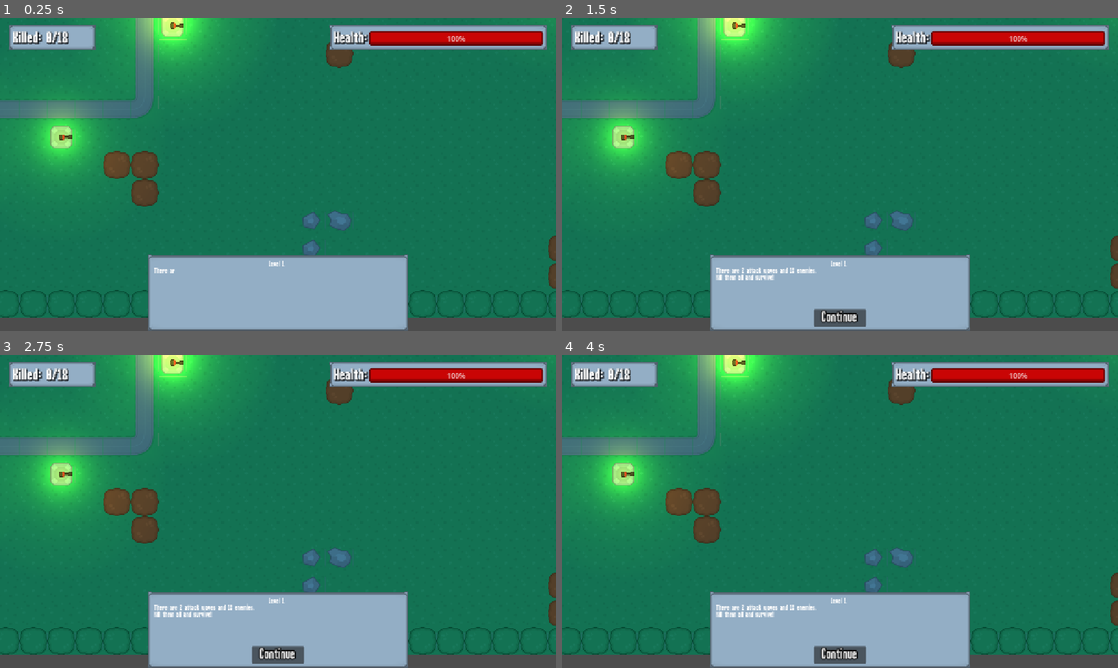
Above: before the commit, frames 1-4 (two rows, left to right).
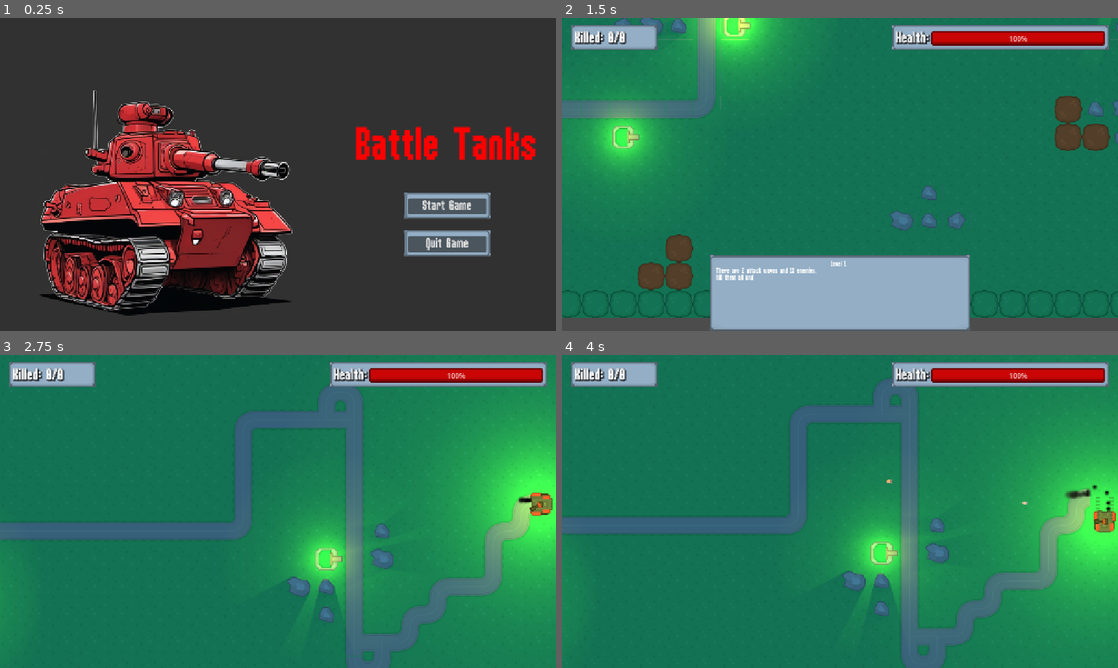
Above: after the commit, the same moments.

Repository: xiemulei/Battle-Tank
Game: Godot game, scene res://Scenes/UI/menu.tscn
Same seed, same stepped clock (60 frames per second), same inputs: the game is played once before the commit and once after it. Before the commit the project starts from res://Scenes/game/game.tscn. Sound files missing from this copy of the repository are replaced by a short silence.
Inputs (mouse positions are in pixels of both pictures, inside the frame that each line leads up to):
- Up to frame 1 (0.25 s): no input
- Up to frame 2 (1.5 s): click (1006, 205) at 0.5 s, where only the run after the commit has a clickable "Start Game"; click (840, 318) at 1.25 s, where only the run before the commit has a clickable "Continue"
- Up to frame 3 (2.75 s): click "Continue" at 2 s
- Up to frame 4 (4 s): move the mouse to (962, 495) at 2.77 s; hold D (right) 2.78-3.53 s; click (962, 495) at 2.85 s; move the mouse to (728, 527) at 3.52 s; hold S (down) from 3.53 s (still down); click (728, 527) at 3.6 s

The runs differ from the first frame. In frame 1, 100% of the frame differs, in the area x 0-100%, y 0-100%; in frame 2, 5.8%; in frame 3, 49%; in frame 4, 49%.

Commit message:
修复一些问题

Diff:
--- a/Scenes/Object/enemy_missile.tscn
+++ b/Scenes/Object/enemy_missile.tscn
@@ -16,7 +16,7 @@
 
 [node name="EnemyMissile" unique_id=243783296 groups=["EnemyMissile"] instance=ExtResource("1_h1qbv")]
 script = ExtResource("2_e0ua0")
-speed = null
+speed = 300.0
 
 [node name="Sprite2D" parent="." index="0" unique_id=520246120]
 rotation = 0.0
--- a/Scenes/UI/menu.tscn
+++ b/Scenes/UI/menu.tscn
@@ -12,9 +12,11 @@
 
 [node name="Menu" type="Control" unique_id=368970314]
 layout_mode = 3
-anchors_preset = 0
-offset_right = 40.0
-offset_bottom = 40.0
+anchors_preset = 15
+anchor_right = 1.0
+anchor_bottom = 1.0
+grow_horizontal = 2
+grow_vertical = 2
 script = ExtResource("1_t1b1y")
 
 [node name="TextureRect" type="TextureRect" parent="." unique_id=636509274]
@@ -22,8 +24,7 @@
 anchors_preset = 15
 anchor_right = 1.0
 anchor_bottom = 1.0
-offset_right = 1240.0
-offset_bottom = 760.0
+offset_bottom = 80.0
 grow_horizontal = 2
 grow_vertical = 2
 texture = ExtResource("1_nhmg3")
--- a/Scenes/enemy/enemy_mis_vehicle.tscn
+++ b/Scenes/enemy/enemy_mis_vehicle.tscn
@@ -60,7 +60,7 @@
 &"flash": SubResource("Animation_miqdp")
 }
 
-[node name="EnemyMisVehicle" type="CharacterBody2D" unique_id=1559705068 groups=["Enemy", "EnemyMissile"]]
+[node name="EnemyMisVehicle" type="CharacterBody2D" unique_id=1559705068 groups=["Enemy", "EnemyTank"]]
 material = ExtResource("2_llnbk")
 use_parent_material = true
 collision_layer = 64
--- a/Scenes/enemy/enemy_tower.tscn
+++ b/Scenes/enemy/enemy_tower.tscn
@@ -8,6 +8,7 @@
 [ext_resource type="PackedScene" uid="uid://bxdatmx1sjay1" path="res://Scenes/components/detect_component.tscn" id="4_hatmb"]
 [ext_resource type="PackedScene" uid="uid://bdjbuh6lqsawj" path="res://Scenes/Object/enemy_bullet.tscn" id="5_hatmb"]
 [ext_resource type="PackedScene" uid="uid://mxmeqt3644h1" path="res://Scenes/components/health_component.tscn" id="5_w5xwb"]
+[ext_resource type="Texture2D" uid="uid://dyomnsre8bo4k" path="res://assets/enemy/towerDefense_tile249.png" id="6_42xqv"]
 [ext_resource type="Texture2D" uid="uid://bt4tme4fhro5o" path="res://assets/VFX/spotlight_1.png" id="9_w5xwb"]
 
 [sub_resource type="CircleShape2D" id="CircleShape2D_k2ns5"]
@@ -71,6 +72,9 @@
 [node name="WeaponComponent" parent="." unique_id=963348630 instance=ExtResource("2_fmgma")]
 bullet_scene = ExtResource("5_hatmb")
 
+[node name="Gun" parent="WeaponComponent" index="0" unique_id=445025231]
+texture = ExtResource("6_42xqv")
+
 [node name="HurtBoxComponent" parent="." unique_id=1715346458 instance=ExtResource("3_one6r")]
 collision_layer = 8
 
@@ -94,3 +98,5 @@
 shadow_filter_smooth = 1.0
 texture = ExtResource("9_w5xwb")
 texture_scale = 2.0
+
+[editable path="WeaponComponent"]
--- a/Scenes/game/game.tscn
+++ b/Scenes/game/game.tscn
@@ -35,11 +35,20 @@
 [node name="MapPCG" parent="." unique_id=1846740082 node_paths=PackedStringArray("points") instance=ExtResource("1_wrm1d")]
 points = NodePath("../Points")
 
-[node name="Player" parent="." unique_id=1139137400 node_paths=PackedStringArray("points") instance=ExtResource("2_3dryh")]
+[node name="Player" parent="." unique_id=1139137400 node_paths=PackedStringArray("points", "map") instance=ExtResource("2_3dryh")]
 position = Vector2(1683, 1142)
 points = NodePath("../Points")
+map = NodePath("../MapPCG")
 
 [node name="EnemyHolder" type="Node2D" parent="." unique_id=1022295085]
+
+[node name="HUDLayer" type="CanvasLayer" parent="." unique_id=1264046463]
+
+[node name="HUD" parent="HUDLayer" unique_id=631673634 instance=ExtResource("4_3dryh")]
+
+[node name="VFXManager" parent="." unique_id=1324291216 instance=ExtResource("5_i6g32")]
+
+[node name="PickupManager" parent="." unique_id=2019116312 instance=ExtResource("6_nds08")]
 
 [node name="EnemyManager" parent="." unique_id=455659908 node_paths=PackedStringArray("map", "enemies_holder") instance=ExtResource("5_7trcl")]
 enemy_tank_scene = ExtResource("5_nds08")
@@ -48,17 +57,9 @@
 map = NodePath("../MapPCG")
 enemies_holder = NodePath("../EnemyHolder")
 
-[node name="PickupManager" parent="." unique_id=2019116312 instance=ExtResource("6_nds08")]
-
-[node name="VFXManager" parent="." unique_id=1324291216 instance=ExtResource("5_i6g32")]
-
 [node name="LevelManager" parent="." unique_id=1587243390 node_paths=PackedStringArray("enemy_manager", "map") instance=ExtResource("9_meiaf")]
 enemy_manager = NodePath("../EnemyManager")
 map = NodePath("../MapPCG")
-
-[node name="HUDLayer" type="CanvasLayer" parent="." unique_id=1264046463]
-
-[node name="HUD" parent="HUDLayer" unique_id=631673634 instance=ExtResource("4_3dryh")]
 
 [node name="CanvasModulate" type="CanvasModulate" parent="." unique_id=1892677566]
 color = Color(0.49411765, 0.29803923, 0.4117647, 1)
--- a/Scenes/game/map_pcg.gd
+++ b/Scenes/game/map_pcg.gd
@@ -9,6 +9,8 @@
 @export var map_size = Vector2i(45, 22)
 @export var points: Node2D
 @export var path_point_count: int = 5
+@export var stone_count: int = 10
+@export var tree_count: int = 10
 
 const grass_id: int = 0
 const nav_grass_atlas := Vector2i(0, 0)
@@ -45,8 +47,8 @@
 	setup_pathgenerator()
 	get_random_path()
 	setup_free_cell()
-	setup_stones()
-	setup_trees()
+	setup_stones(stone_count)
+	setup_trees(tree_count)
 
 func setup_astargrid():
 	astargrid.region = grass.get_used_rect()
@@ -131,7 +133,7 @@
 			if cannot_nav:
 				grass.set_cell(near_cell, grass_id, nonav_grass_atlas)
 			tile.set_cell(near_cell, item_id, item_atlas.pick_random())
-			free_cell.erase(cell)
+			free_cell.erase(near_cell)
 
 func setup_stones(item_num: int = 8):
 	for i in range(item_num):
--- a/Scenes/manager/enemy_manager.gd
+++ b/Scenes/manager/enemy_manager.gd
@@ -35,7 +35,7 @@
 func on_level_start():
 	wave_number = Gamemanager.current_level + 1
 	enemy_in_wave = Gamemanager.current_level + 3
-	spawn_wave()
+	spawn_waves()
 
 func spawn_tower():
 	for point in tower_points:
--- a/Scenes/manager/level_manager.gd
+++ b/Scenes/manager/level_manager.gd
@@ -51,7 +51,7 @@
 	continue_panel.hide()
 	control.hide()
 	start_level()
-	SoundManager.player_click()
+	SoundManager.play_click()
 
 func on_player_killed():
 	timer.start()
@@ -69,7 +69,7 @@
 	control.hide()
 	win_panel.hide()
 	next_level()
-	SoundManager.player_click()
+	SoundManager.play_click()
 
 func next_level():
 	Gamemanager.next_level()
@@ -78,4 +78,4 @@
 
 func on_loss_pressed():
 	Gamemanager.to_menu()
-	SoundManager.player_click()
+	SoundManager.play_click()
--- a/Scenes/manager/level_manager.tscn
+++ b/Scenes/manager/level_manager.tscn
@@ -46,6 +46,7 @@
 script = ExtResource("1_3hhxu")
 
 [node name="CanvasLayer" type="CanvasLayer" parent="." unique_id=935169873]
+process_mode = 3
 
 [node name="Control" type="Control" parent="CanvasLayer" unique_id=254915658]
 layout_mode = 3
@@ -97,6 +98,7 @@
 text = "Continue"
 
 [node name="AnimationPlayer" type="AnimationPlayer" parent="CanvasLayer/Control/ContinuePanel/VBoxContainer" unique_id=1763045285]
+process_mode = 3
 libraries/ = SubResource("AnimationLibrary_3hhxu")
 
 [node name="WinPanel" type="PanelContainer" parent="CanvasLayer/Control" unique_id=1517023729]
@@ -176,3 +178,4 @@
 text = "Back Menu"
 
 [node name="Timer" type="Timer" parent="." unique_id=1288966780]
+one_shot = true
--- a/Scenes/manager/sound_manager.tscn
+++ b/Scenes/manager/sound_manager.tscn
@@ -1,10 +1,12 @@
 [gd_scene format=3 uid="uid://dpb4nak3etrox"]
 
 [ext_resource type="Script" uid="uid://corj0yh5ketjg" path="res://Scenes/manager/sound_manager.gd" id="1_pbkof"]
+[ext_resource type="AudioStream" uid="uid://bcmy8yvkp3pf8" path="res://assets/music/BG.wav" id="2_jf4ew"]
 
 [node name="SoundManager" type="Node" unique_id=868612823]
 script = ExtResource("1_pbkof")
 
 [node name="Music" type="AudioStreamPlayer" parent="." unique_id=57523149]
+stream = ExtResource("2_jf4ew")
 
 [node name="Sound" type="AudioStreamPlayer" parent="." unique_id=528266658]
--- a/project.godot
+++ b/project.godot
@@ -11,7 +11,7 @@
 [application]
 
 config/name="Tank_Game"
-run/main_scene="uid://bc0iv372mkxqx"
+run/main_scene="uid://dxlsr8ii4wg82"
 config/features=PackedStringArray("4.6", "Forward Plus")
 
 [autoload]
Not shown: 1 places in Scenes/components/mis_launch_component.tscn that only renumber resources
